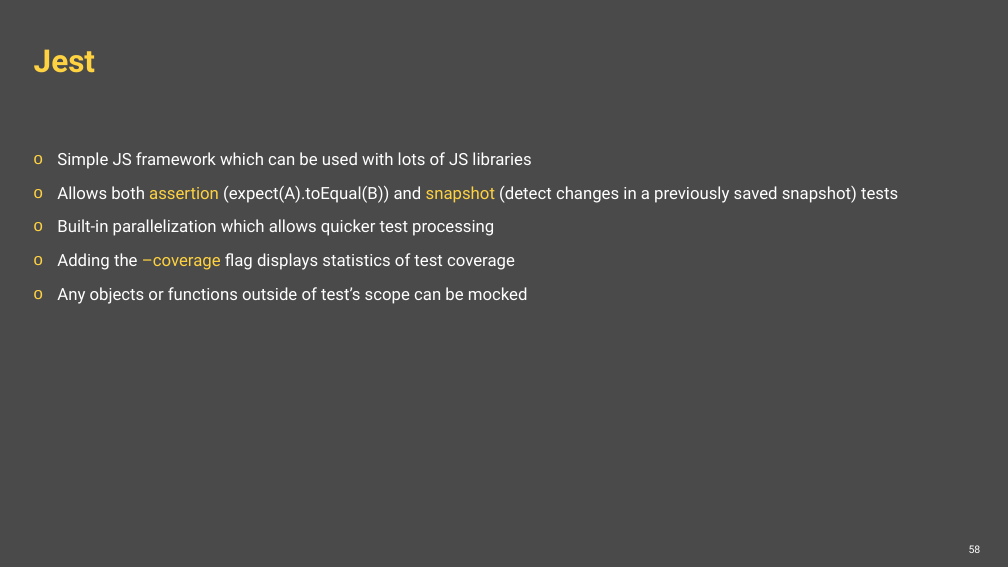
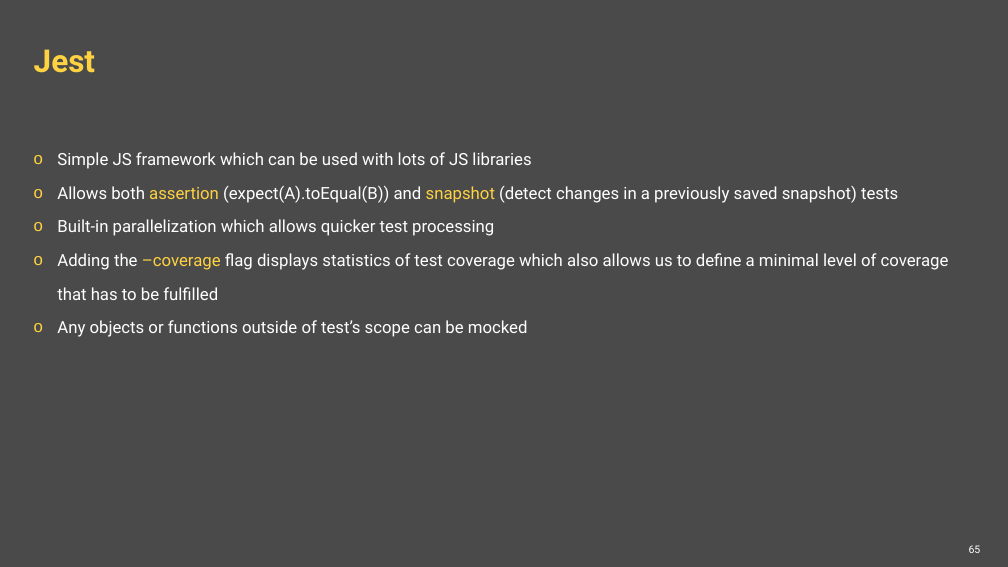
Before and after one commit to ppuzio/react-course-examples, a slide deck: slide 65 of React BEST course.pptx (slide 58 before the commit). Drawn at 1008x567 pixels with LibreOffice and Linux fonts; fonts in the diff are those of the drawing; background and template pictures are left out. Boxes give left, top, right and bottom in pixels: in the first picture for what was removed or moved away, otherwise in the second. Text is boxed around its words. In the diff, an @@ line names an element or a change of style, - is before the commit and + after.

```diff
--- a/React BEST course.pptx
+++ b/React BEST course.pptx
@@ text at <box>57,253,949,300</box>: text changed @@
-o Adding the –coverage flag displays statistics of test coverage
+o Adding the –coverage flag displays statistics of test coverage which also allows us to define a minimal level of coverage that has to be fulfilled
@@ page number at <box>969,545,981,553</box>: text changed @@
-58
+65
```
Also in this commit, not shown: 7 other slides changed, 7 slides added, 4 other files.
